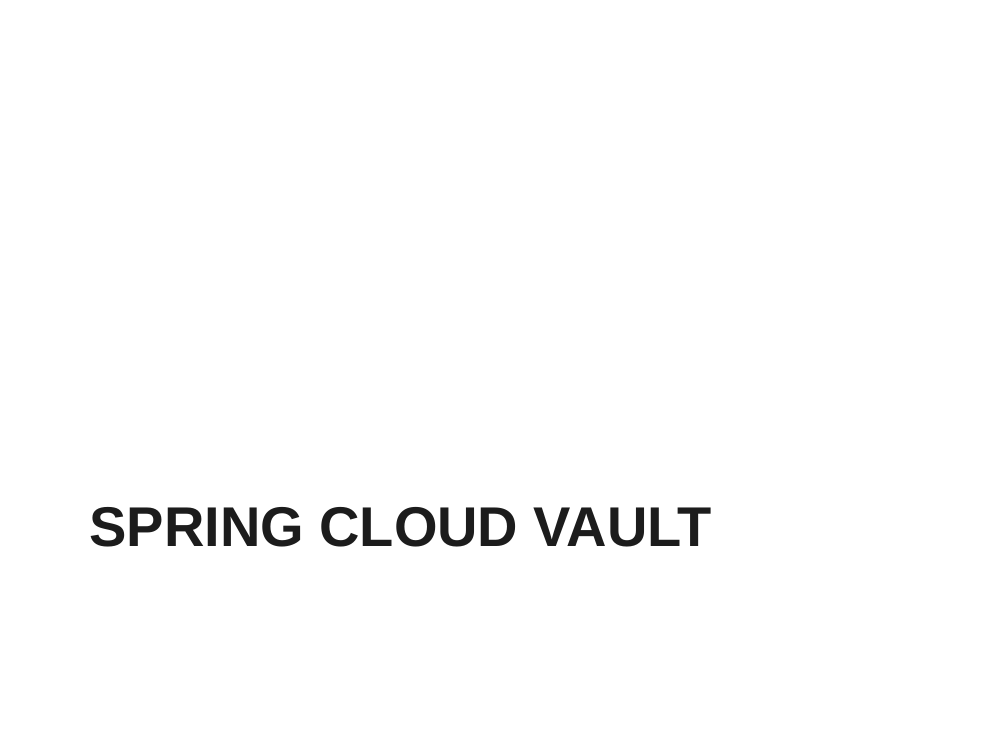
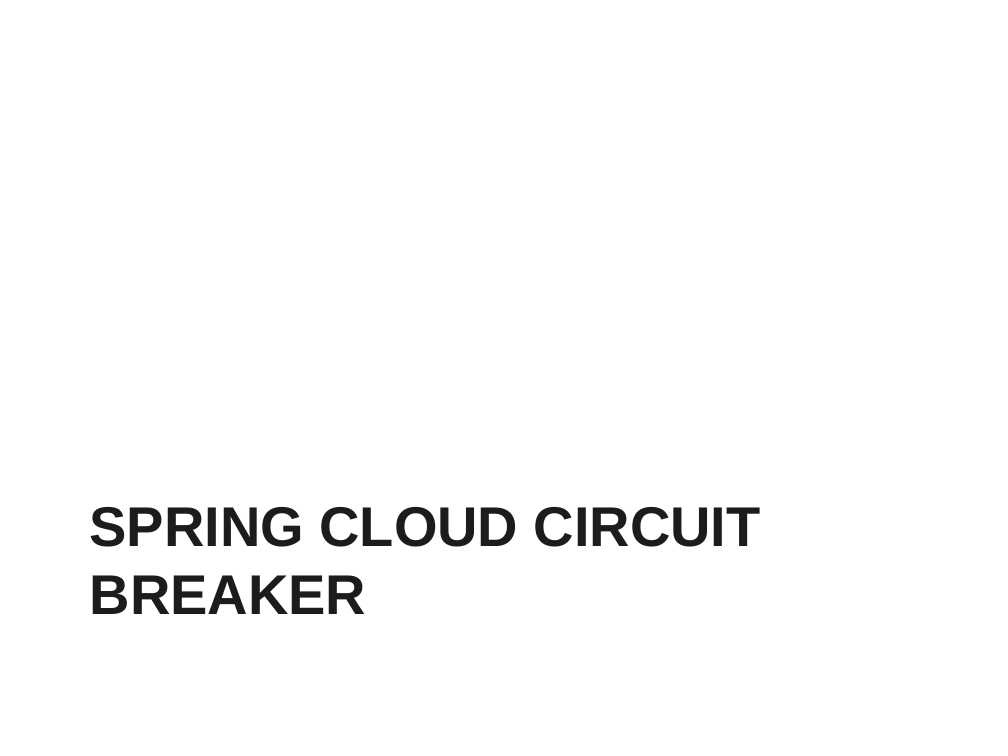
Before and after one commit to vatsanTraining/freshers_dec_2021, a slide deck: slide 50 of MicroService_Module_2.ppt (slide 2 before the commit). Drawn at 1008x756 pixels with LibreOffice and Linux fonts; fonts in the diff are those of the drawing; background and template pictures are left out. Boxes give left, top, right and bottom in pixels: in the first picture for what was removed or moved away, otherwise in the second. Text is boxed around its words. In the diff, an @@ line names an element or a change of style, - is before the commit and + after.

```diff
--- a/MicroService_Module_2.ppt
+++ b/MicroService_Module_2.ppt
@@ title at (90,507,761,614): text changed @@
-SPRING CLOUD VAULT
+SPRING CLOUD CIRCUIT BREAKER
```
Also in this commit, not shown: 12 other slides changed, 22 slides added, 34 slides removed.
